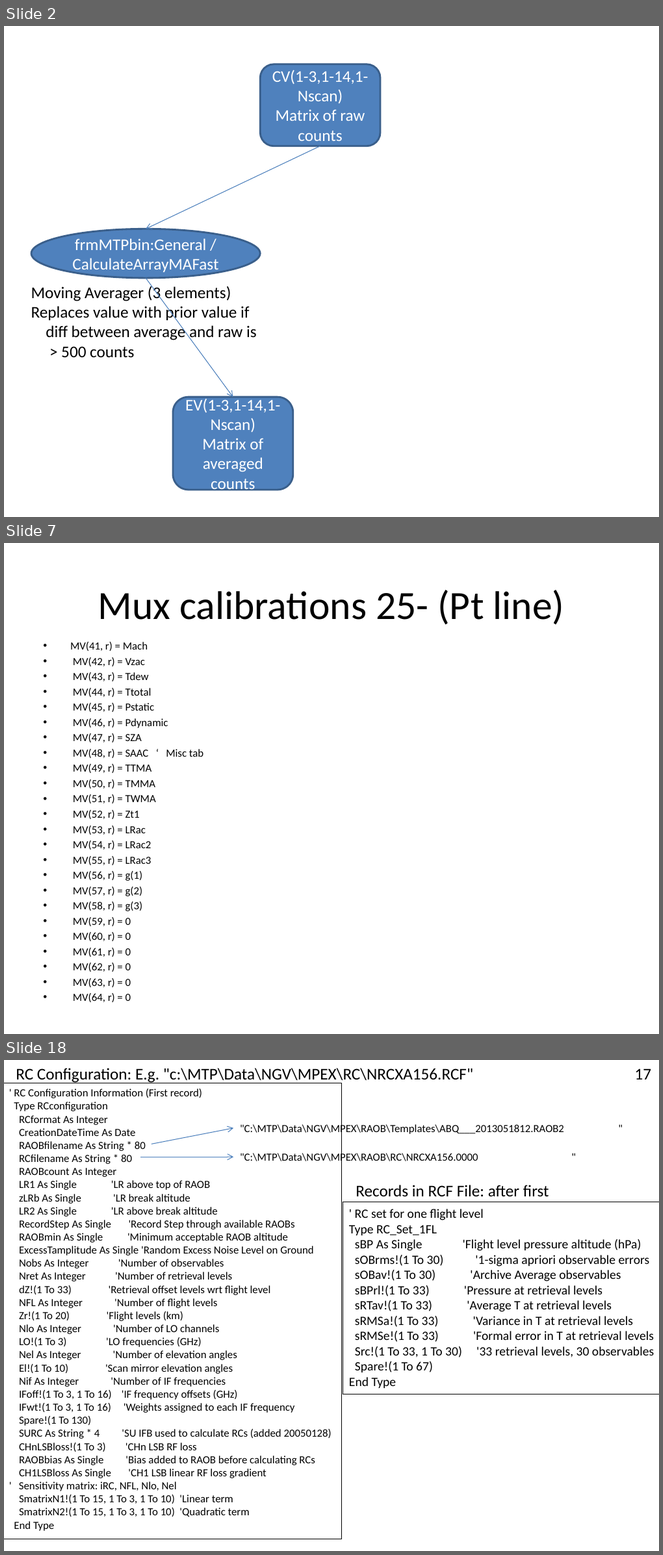
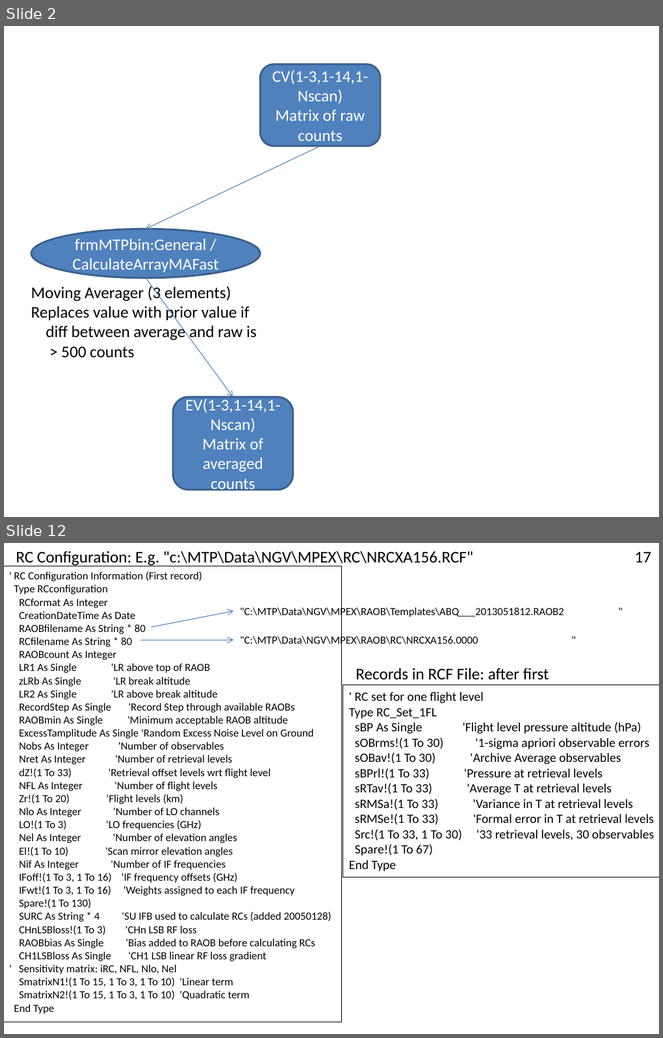
Before and after one commit to NCAR/nimbus, a slide deck: instruments/mtp/doc/MTP-DFD.pptx. Shown one above the other, each under a label of ours: slides 2, 7 and 18 before the commit, slides 2 and 12 after it; the slides between them are not shown. The pictures are 663x1555 and 663x1038 pixels, drawn with LibreOffice and Linux fonts; fonts in the diff are those of the drawing. Boxes give left, top, right and bottom in pixels: in the first picture for what was removed or moved away, otherwise in the second. Text is boxed around its words. In the diff, an @@ line names an element or a change of style, - is before the commit and + after.

```diff
--- a/instruments/mtp/doc/MTP-DFD.pptx
+++ b/instruments/mtp/doc/MTP-DFD.pptx
@@ slide 7 removed at <box>4,543,659,1034</box>, background #FFFFFF @@
@@ title removed at <box>98,590,565,625</box> @@
-Mux calibrations 25- (Pt line)
@@ text removed at <box>70,642,204,1003</box> @@
-• MV(41, r) = Mach
-• MV(42, r) = Vzac
-• MV(43, r) = Tdew
-• MV(44, r) = Ttotal
-• MV(45, r) = Pstatic
-• MV(46, r) = Pdynamic
-• MV(47, r) = SZA
-• MV(48, r) = SAAC ‘ Misc tab
-• MV(49, r) = TTMA
-• MV(50, r) = TMMA
-• MV(51, r) = TWMA
-• MV(52, r) = Zt1
-• MV(53, r) = LRac
-• MV(54, r) = LRac2
-• MV(55, r) = LRac3
-• MV(56, r) = g(1)
-• MV(57, r) = g(2)
-• MV(58, r) = g(3)
-• MV(59, r) = 0
-• MV(60, r) = 0
-• MV(61, r) = 0
-• MV(62, r) = 0
-• MV(63, r) = 0
-• MV(64, r) = 0
@@ what was slide 18 is now slide 12 @@
```
Also in this commit, not shown: 11 slides changed, 5 other slides removed.
